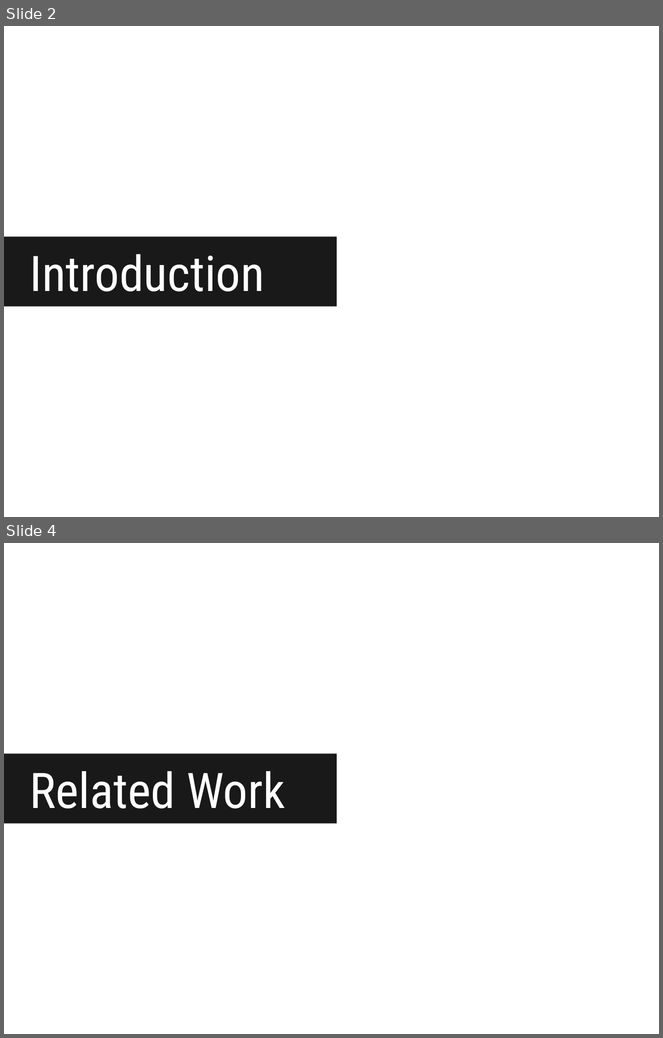
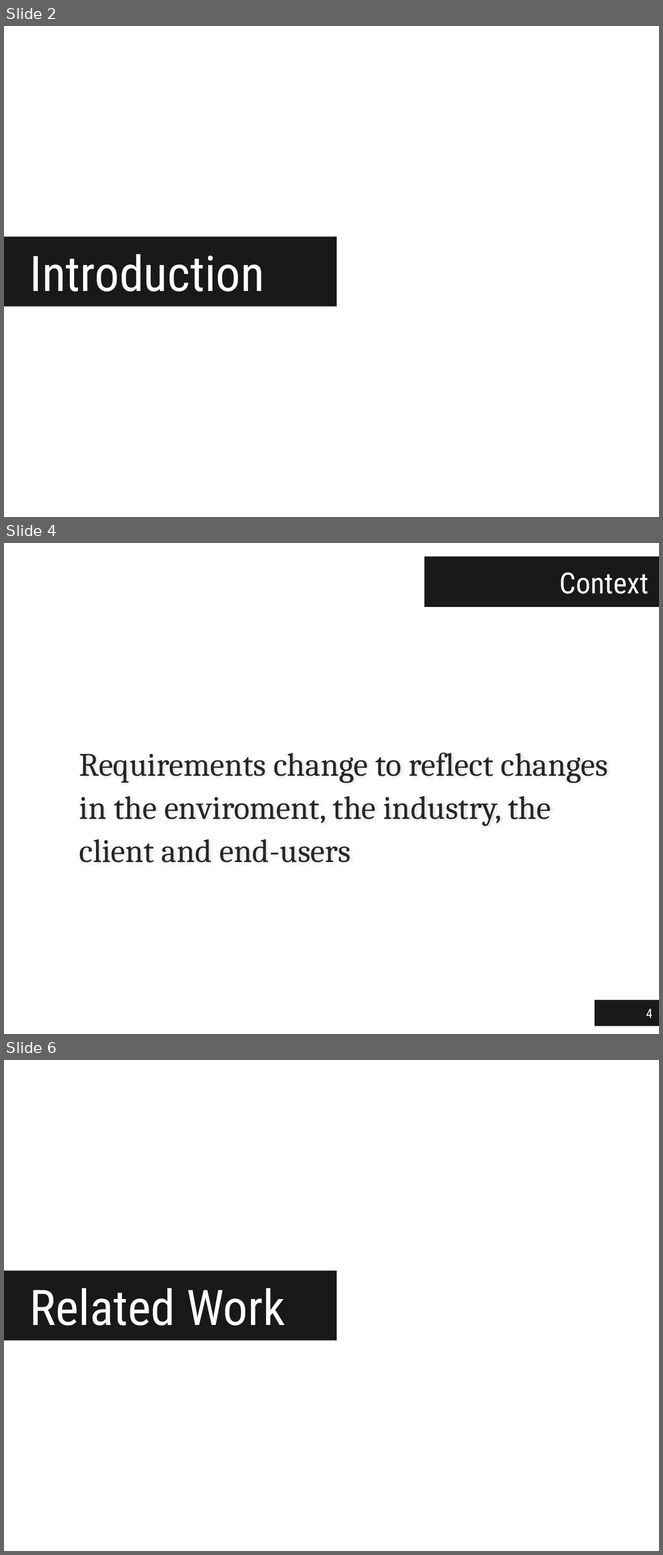
Before and after one commit to jgradim/thesis, a slide deck: presentations/thesis.pptx. Shown one above the other, each under a label of ours: slides 2 and 4 before the commit, slides 2, 4 and 6 after it; the slides between them are not shown. The pictures are 663x1038 and 663x1555 pixels, drawn with LibreOffice and Linux fonts; fonts in the diff are those of the drawing; background and template pictures are left out. Boxes give left, top, right and bottom in pixels: in the first picture for what was removed or moved away, otherwise in the second. Text is boxed around its words. In the diff, an @@ line names an element or a change of style, - is before the commit and + after.

```diff
--- a/presentations/thesis.pptx
+++ b/presentations/thesis.pptx
@@ slide 4 added at [4,543,659,1034], background #FFFFFF @@
@@ title added at [425,557,659,607], fill #000000 at 90% opacity, 32 pt, text #FFFFFF @@
+Context
@@ text added at [79,753,609,863], 36 pt, text #262626 @@
+Requirements change to reflect changes in the enviroment, the industry, the client and end-users
@@ page number added at [595,1000,659,1027], fill #000000 at 90% opacity, 14 pt, text #FFFFFF @@
+4
@@ what was slide 4 is now slide 6 @@
```
Also in this commit, not shown: 1 slide changed, 5 other slides added.
